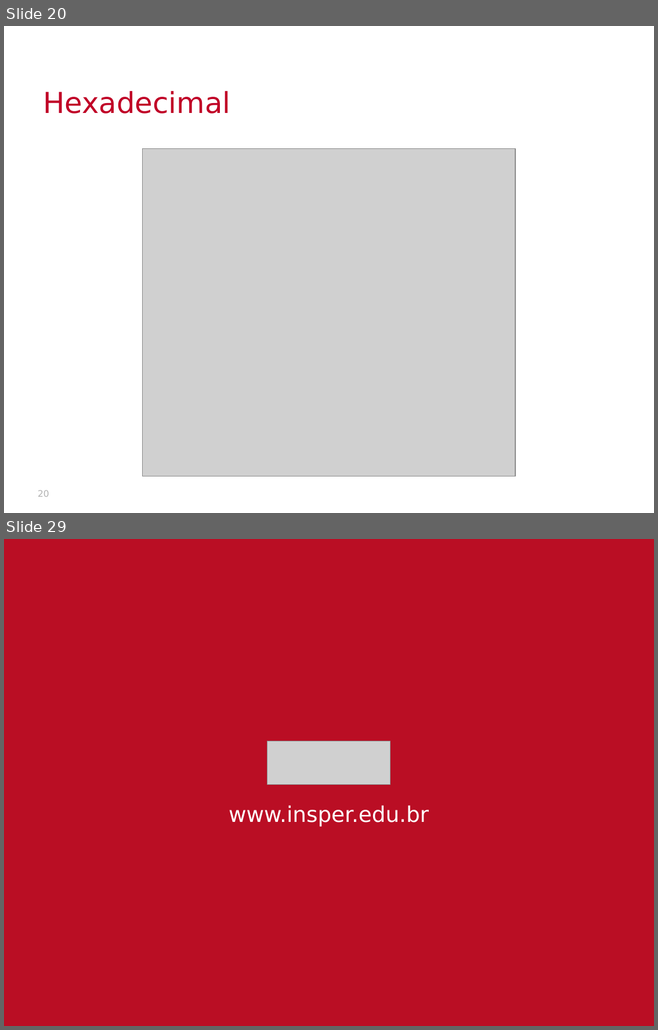
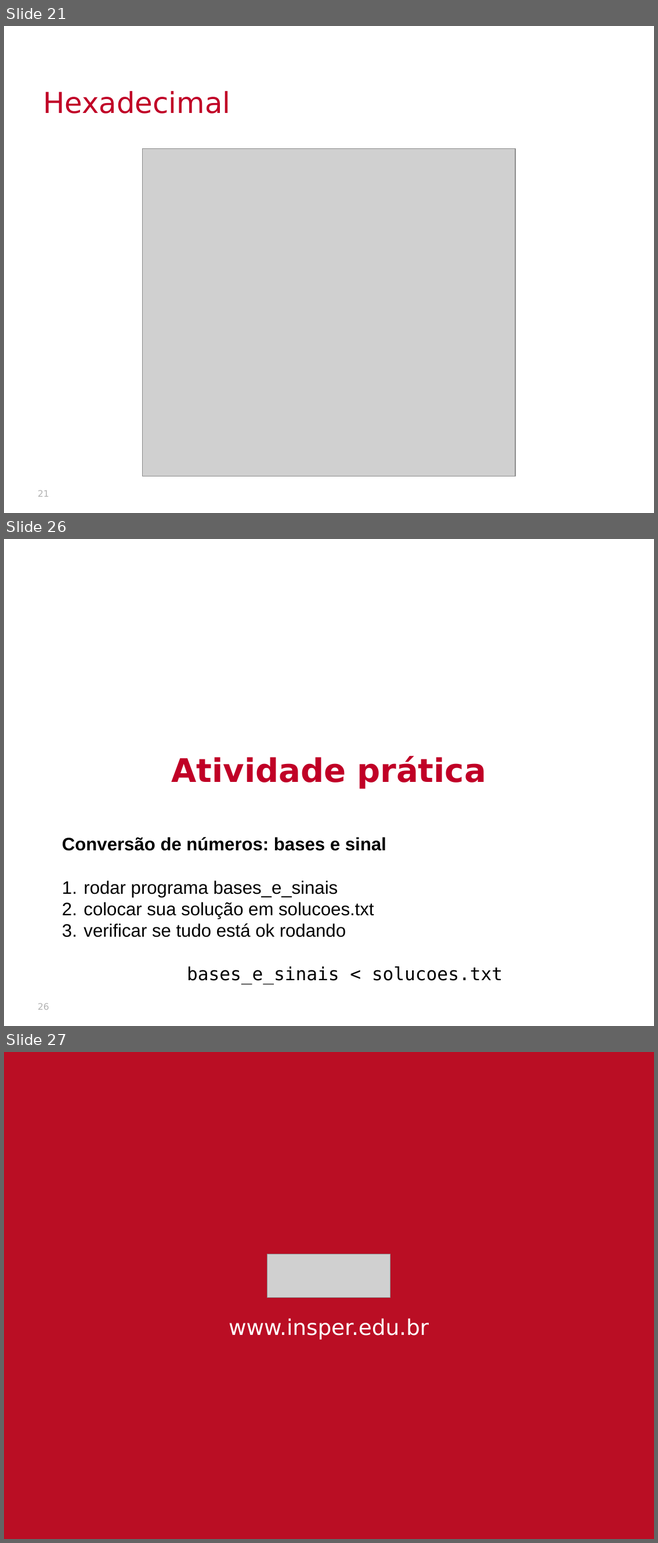
Before and after one commit to victorniubo/SistemasHardwareSoftware, a slide deck: aulas/02-inteiros/slides.pptx. Shown one above the other, each under a label of ours: slides 20 and 29 before the commit, slides 21, 26 and 27 after it; the slides between them are not shown. The pictures are 658x1030 and 658x1543 pixels, drawn with LibreOffice and Linux fonts; fonts in the diff are those of the drawing; grey boxes stand for pictures; background and template pictures are left out. Boxes give left, top, right and bottom in pixels: in the first picture for what was removed or moved away, otherwise in the second. Text is boxed around its words. In the diff, an @@ line names an element or a change of style, - is before the commit and + after.

```diff
--- a/aulas/02-inteiros/slides.pptx
+++ b/aulas/02-inteiros/slides.pptx
@@ slide 26 added at <box>4,539,654,1026</box>, background picture (left out) @@
@@ text added at <box>172,756,486,788</box>, 36 pt, text #C00026, bold @@
+Atividade prática
@@ text added at <box>62,837,502,984</box>, 20 pt, text #000000 @@
+Conversão de números: bases e sinal
+1. rodar programa bases_e_sinais
+2. colocar sua solução em solucoes.txt
+3. verificar se tudo está ok rodando
+bases_e_sinais < solucoes.txt
@@ page number added at <box>38,1003,49,1010</box>, 10 pt, text #B2B2B2 @@
+26
@@ what was slide 20 is now slide 21 @@
@@ page number at <box>38,491,49,497</box>: text changed @@
-20
+21
@@ what was slide 29 is now slide 27 @@
```
Also in this commit, not shown: 5 other slides added, 8 slides removed, 9 other files.
